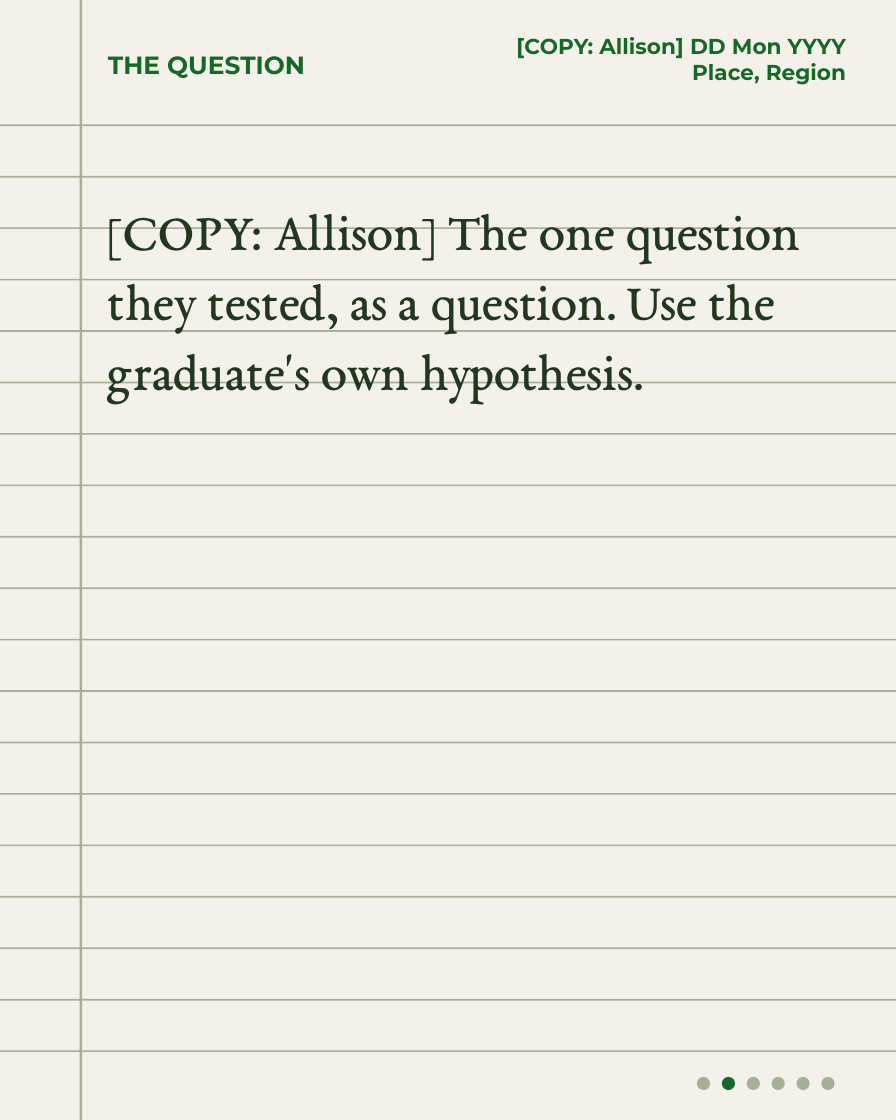
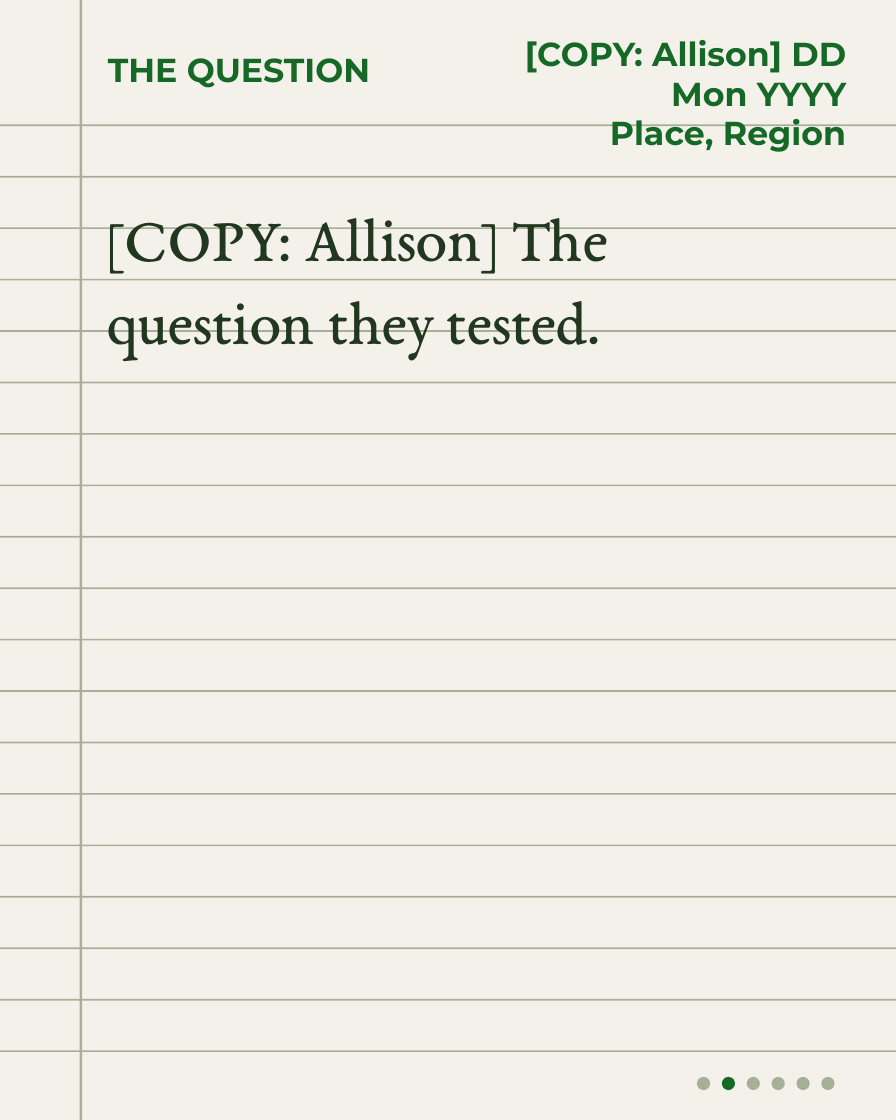
Before and after one commit to linneamoritznyc/SFW-SocialMedia, a slide deck: slide 2 of templates/carousels/field-notes.pptx. Drawn at 896x1120 pixels with LibreOffice and Linux fonts; fonts in the diff are those of the drawing. Boxes give left, top, right and bottom in pixels: in the first picture for what was removed or moved away, otherwise in the second. Text is boxed around its words. In the diff, an @@ line names an element or a change of style, - is before the commit and + after.

```diff
--- a/templates/carousels/field-notes.pptx
+++ b/templates/carousels/field-notes.pptx
@@ text "THE QUESTION" at (108, 58, 370, 88): size 22.5 to 30 pt @@
@@ text "[COPY: Allison] DD Mon YYYY" at (525, 40, 846, 152): size 19.5 to 30 pt @@
@@ text at (108, 218, 608, 360): text changed; size 48 to 57 pt @@
-[COPY: Allison] The one question they tested, as a question. Use the graduate's own hypothesis.
+[COPY: Allison] The question they tested.
```
Also in this commit, not shown: 5 other slides changed, 14 other files.
